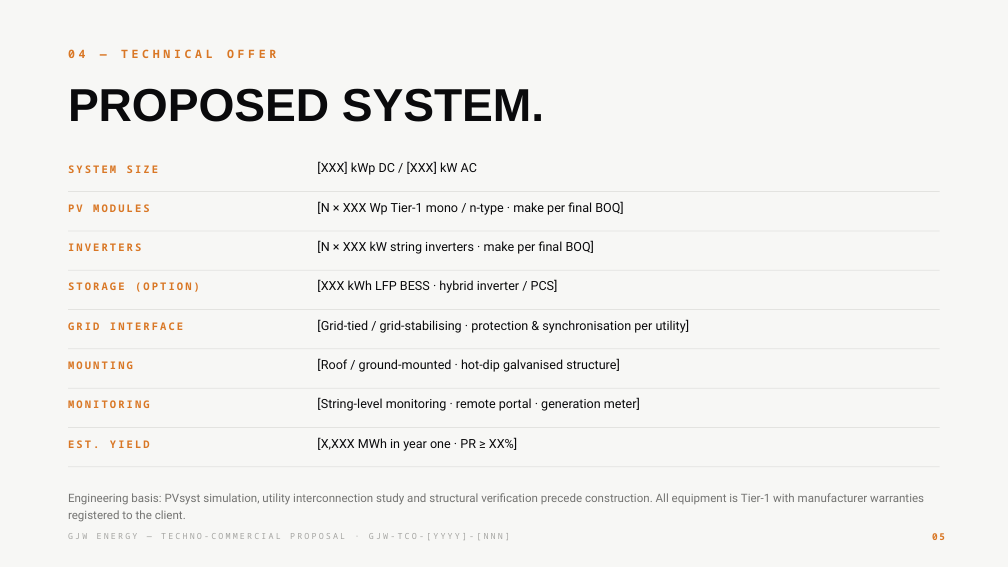
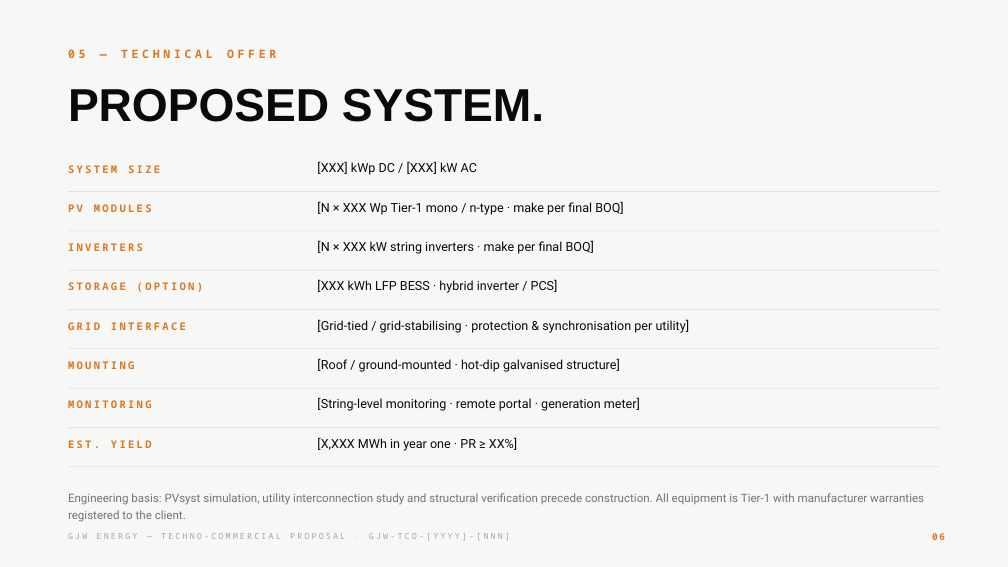
Before and after one commit to jason94crawford/GJW-Energy, a slide deck: slide 6 of GJW_Energy_Techno_Commercial_Proposal.pptx (slide 5 before the commit). Drawn at 1008x567 pixels with LibreOffice and Linux fonts; fonts in the diff are those of the drawing. Boxes give left, top, right and bottom in pixels: in the first picture for what was removed or moved away, otherwise in the second. Text is boxed around its words. In the diff, an @@ line names an element or a change of style, - is before the commit and + after.

```diff
--- a/GJW_Energy_Techno_Commercial_Proposal.pptx
+++ b/GJW_Energy_Techno_Commercial_Proposal.pptx
@@ text at <box>68,49,276,58</box>: text changed @@
-04 — TECHNICAL OFFER
+05 — TECHNICAL OFFER
@@ letter spacing 2 to 2.2 pt in 8 elements at <box>68,165,160,173</box>, <box>68,204,152,212</box>, <box>68,243,143,251</box>, <box>68,282,203,292</box>, <box>68,322,186,330</box>, <box>68,361,134,369</box>, <box>68,400,152,408</box>, <box>68,440,152,448</box> @@
```
Also in this commit, not shown: 8 other slides changed, 3 slides added, 28 other files.
